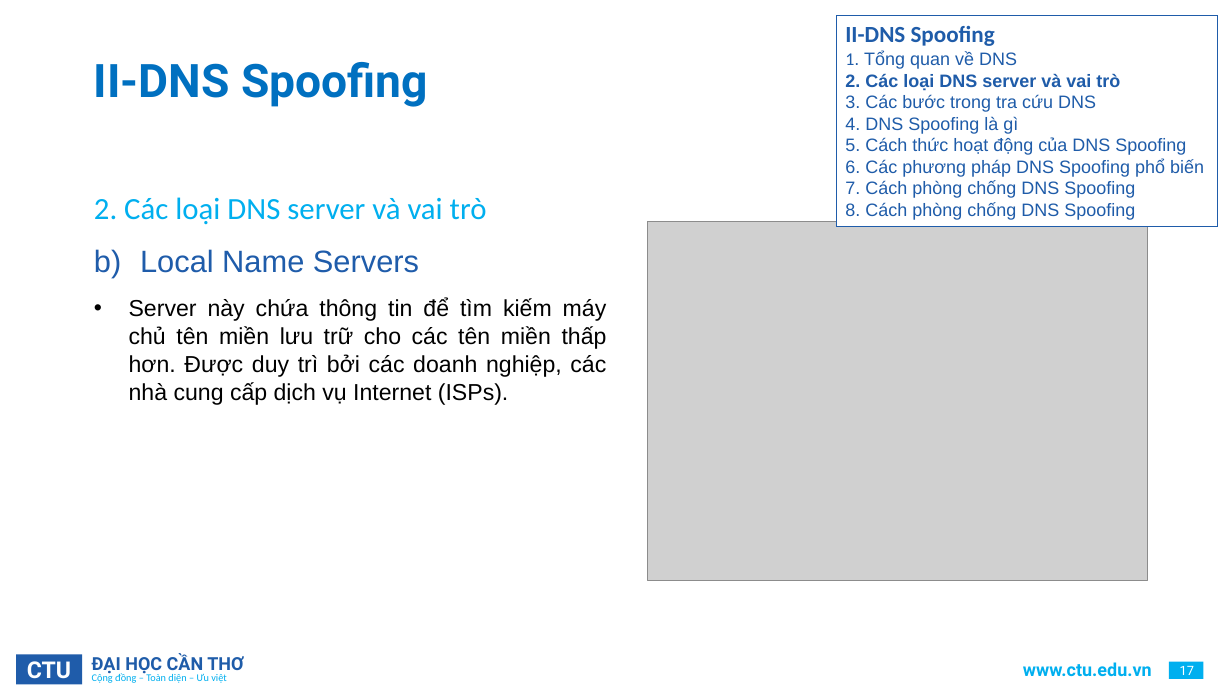
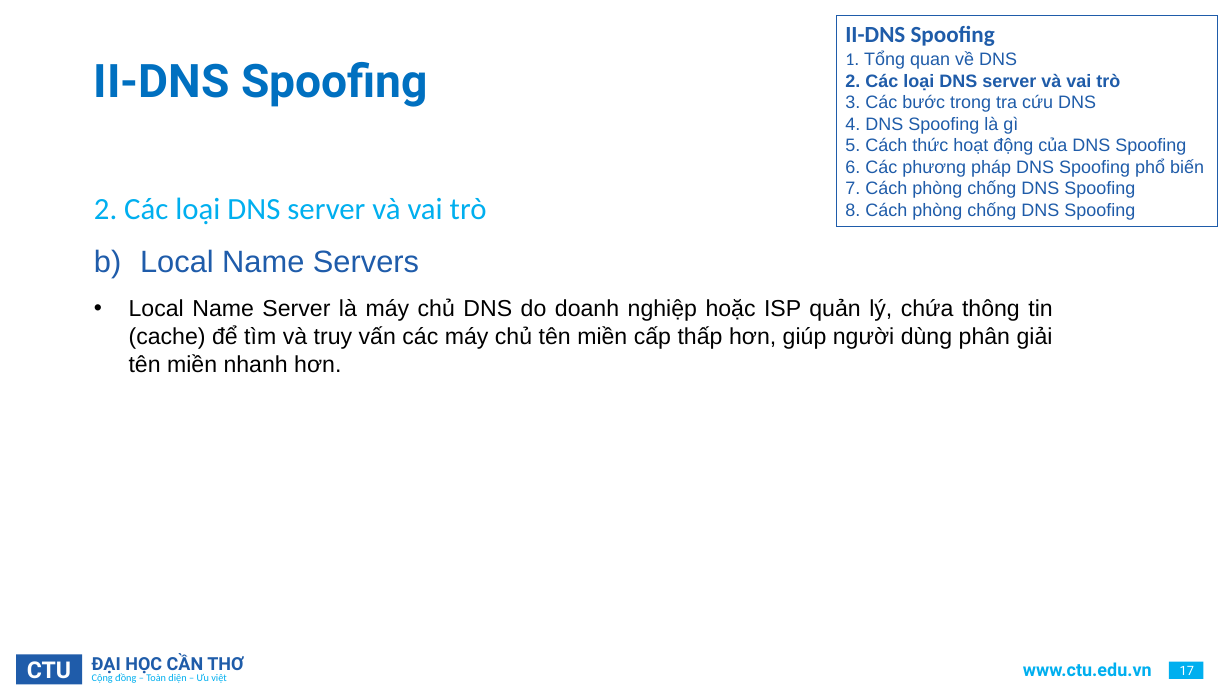
Before and after one commit to HaiDangDoo/archive, a slide deck: slide 17 of NLCS/CTU_PowerPoint_Template.pptx. Drawn at 1232x693 pixels with LibreOffice and Linux fonts; fonts in the diff are those of the drawing; grey boxes stand for pictures; background and template pictures are left out. Boxes give left, top, right and bottom in pixels: in the first picture for what was removed or moved away, otherwise in the second. Text is boxed around its words. In the diff, an @@ line names an element or a change of style, - is before the commit and + after.

```diff
--- a/NLCS/CTU_PowerPoint_Template.pptx
+++ b/NLCS/CTU_PowerPoint_Template.pptx
@@ picture removed at (648, 222, 1148, 581) @@
@@ text at (129, 298, 1053, 373): text changed @@
-• Server này chứa thông tin để tìm kiếm máy chủ tên miền lưu trữ cho các tên miền thấp hơn. Được duy trì bởi các doanh nghiệp, các nhà cung cấp dịch vụ Internet (ISPs).
+• Local Name Server là máy chủ DNS do doanh nghiệp hoặc ISP quản lý, chứa thông tin (cache) để tìm và truy vấn các máy chủ tên miền cấp thấp hơn, giúp người dùng phân giải tên miền nhanh hơn.
```
Also in this commit, not shown: 30 other slides changed, 2 slides removed, 35 other files.
